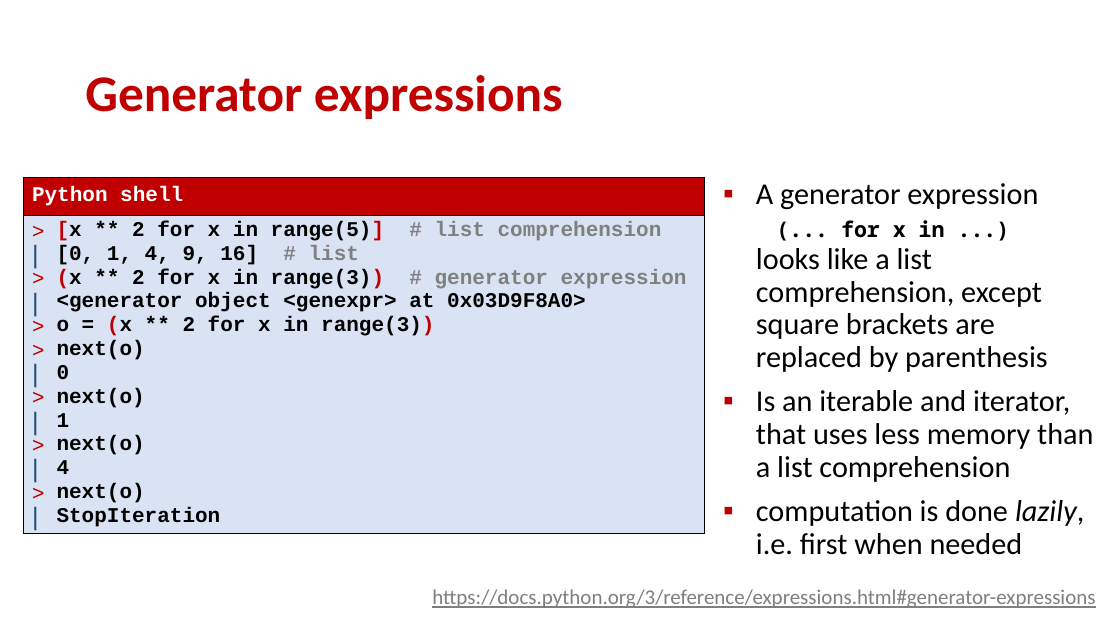
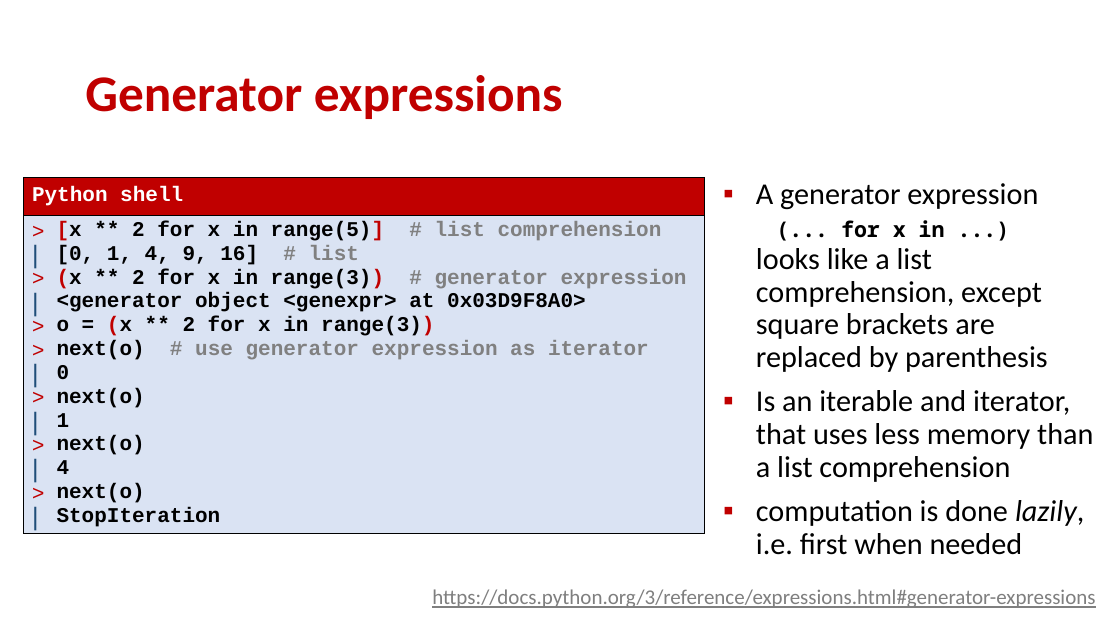
Before and after one commit to gsbrodal/gsbrodal.github.io, a slide deck: slide 17 of ipsa/slides/generator.pptx (slide 16 before the commit). Drawn at 1120x630 pixels with LibreOffice and Linux fonts; fonts in the diff are those of the drawing. Boxes give left, top, right and bottom in pixels: in the first picture for what was removed or moved away, otherwise in the second. Text is boxed around its words. In the diff, an @@ line names an element or a change of style, - is before the commit and + after.

Commit message:
generator slides

```diff
--- a/ipsa/slides/generator.pptx
+++ b/ipsa/slides/generator.pptx
@@ table at (x1=24, y1=177, x2=705, y2=550) @@
-row 2, column 1: [x ** 2 for x in range(5)] # list comprehension / [0, 1, 4, 9, 16] # list / (x ** 2 for x in range(3)) # generator expression / <generator object <genexpr> at 0x03D9F8A0> / o = (x ** 2 for x in range(3)) / next(o) / 0 / next(o) / 1 / next(o) / 4 / next(o) / StopIteration
+row 2, column 1: [x ** 2 for x in range(5)] # list comprehension / [0, 1, 4, 9, 16] # list / (x ** 2 for x in range(3)) # generator expression / <generator object <genexpr> at 0x03D9F8A0> / o = (x ** 2 for x in range(3)) / next(o) # use generator expression as iterator / 0 / next(o) / 1 / next(o) / 4 / next(o) / StopIteration
```
Also in this commit, not shown: 9 other slides changed, 1 slide added, 7 other files.
